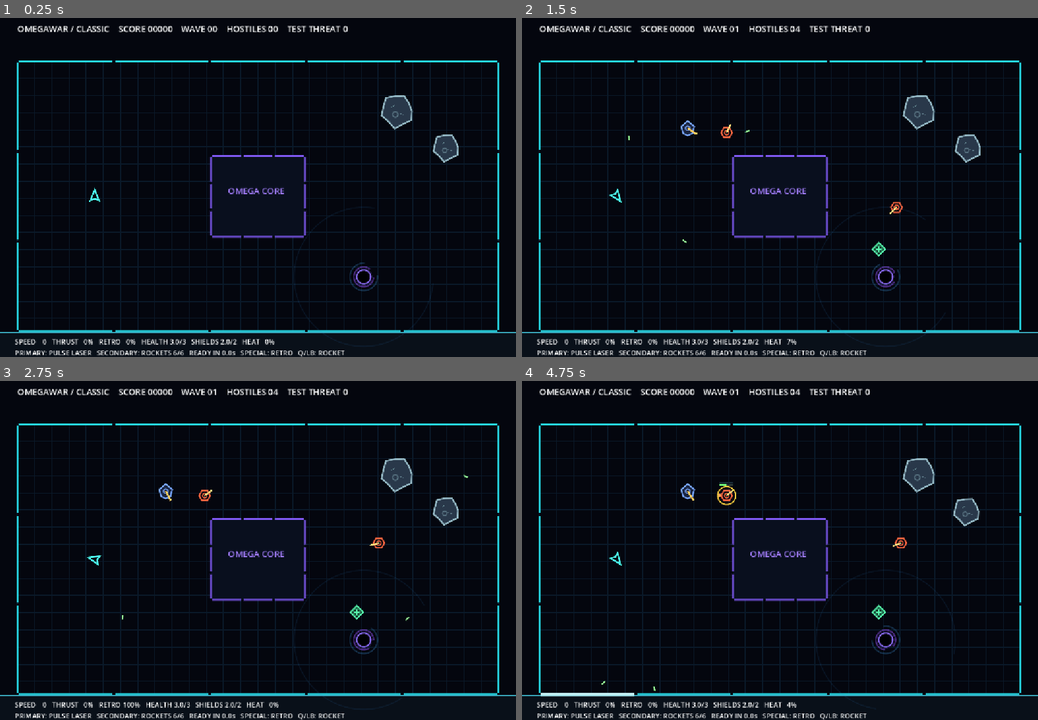
Above: before the commit, frames 1-4 (two rows, left to right).
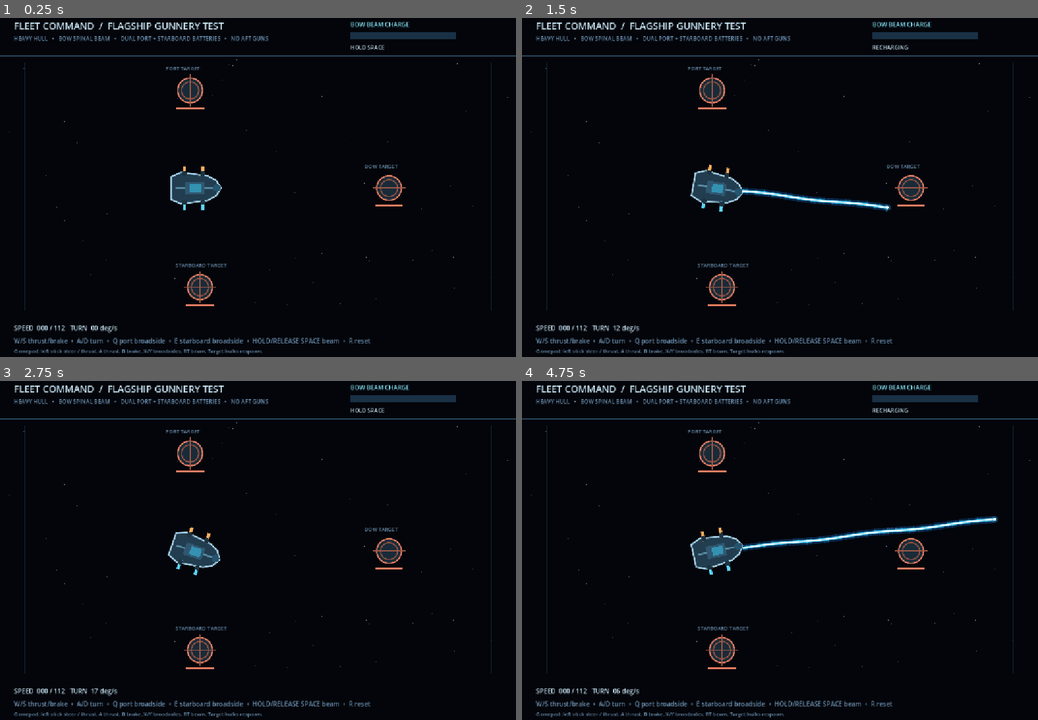
Above: after the commit, the same moments.

Repository: Jonty303/Project-OmegaWar
Game: Godot game, scene res://scenes/fleet_test.tscn
The game is run twice, just before and just after one commit, with the same random seed, the same clock (stepped at 60 frames per second) and the same inputs. Before the commit the project starts from res://scenes/main.tscn.
Inputs (mouse positions are in pixels of both pictures, inside the frame that each line leads up to):
- Up to frame 1 (0.25 s): no input
- Up to frame 2 (1.5 s): tap Enter (ui_accept) at 0.5, 0.77 s; move the mouse to (893, 167) at 0.52 s; hold D (turn_right, bound only before the commit) 0.53-1.25 s; hold Space (fire, bound only before the commit) 0.53-1.25 s; click (893, 167) at 0.67 s; drag from (676, 201) to (754, 255) at 1.27 s
- Up to frame 3 (2.75 s): move the mouse to (309, 472) at 2.02 s; hold D (turn_right, bound only before the commit) from 2.03 s (still down); hold Shift (special, bound only before the commit) from 2.03 s (still down)
- Up to frame 4 (4.75 s): release D (turn_right, bound only before the commit) at 2.75 s; release Shift (special, bound only before the commit) at 2.75 s; drag from (754, 618) to (625, 496) at 2.77 s; tap R (fc_reset, bound only after the commit) at 3.5 s; move the mouse to (934, 601) at 3.52 s; hold A (turn_left, bound only before the commit) 3.53-4.25 s; hold Space (fire, bound only before the commit) 3.53-4.25 s; tap Enter (ui_accept) at 3.77 s; drag from (625, 496) to (702, 462) at 4.27 s

The runs differ from the first frame. In frame 1, 17% of the frame differs, in the area x 0-100%, y 1-100%; in frame 2, 18%; in frame 3, 17%; in frame 4, 18%.

Commit message:
chore: boot Fleet Command test instead of classic scene

Diff:
--- a/project.godot
+++ b/project.godot
@@ -2,8 +2,8 @@
 config_version=5
 
 [application]
-config/name="OmegaWar"
-run/main_scene="res://scenes/main.tscn"
+config/name="Omega War: Fleet Command Test"
+run/main_scene="res://scenes/fleet_test.tscn"
 config/features=PackedStringArray("4.5", "GL Compatibility")
 
 [display]
